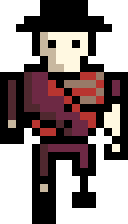
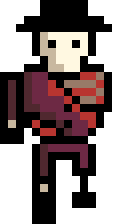
Layers edited between the first and the second 128 x 224 image:
painted on "Слой 1" over (104, 72, 128, 160)
